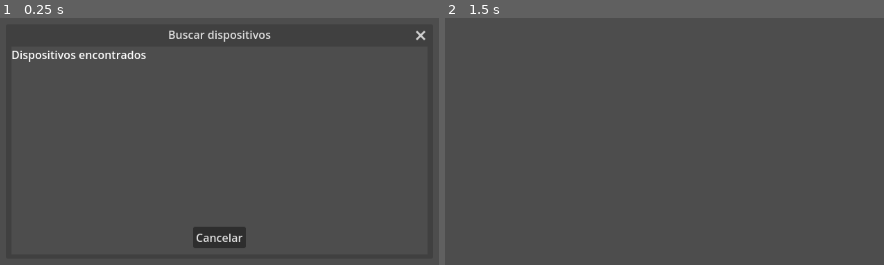
Above: before the commit, frames 1-2 (left to right).
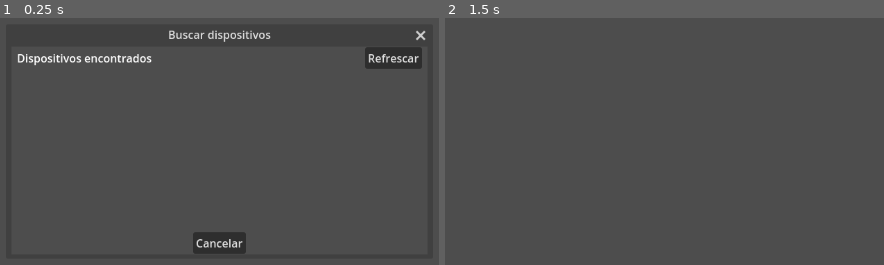
Above: after the commit, the same moments.

Repository: andresTapari/esp32_godot_comunication
Game: Godot game, scene res://scenes/dialogs/SearchIpAddressDialog.tscn
The game is run twice, just before and just after one commit, with the same random seed, the same clock (stepped at 60 frames per second) and the same inputs. This scene is started directly instead of the project's main scene.
Inputs:
- Up to frame 1 (0.25 s): no input
- Up to frame 2 (1.5 s): click "Cancelar" at 0.5 s; tap Enter (ui_accept) at 1.25 s

The runs differ from the first frame. In frame 1, 2.8% of the frame differs, in the area x 2-97%, y 11-96%; in frame 2, nothing differs.

Commit message:
update

Diff:
--- a/godot_project/scenes/dialogs/IpElementSelect.tscn
+++ b/godot_project/scenes/dialogs/IpElementSelect.tscn
@@ -2,7 +2,7 @@
 
 [ext_resource type="Script" path="res://scripts/dialogs/IpElementSelect.gd" id="1_35pg0"]
 
-[node name="IpElementSelect" type="HBoxContainer"]
+[node name="IpElementSelect" type="HBoxContainer" groups=["IpElementSelect"]]
 offset_right = 40.0
 offset_bottom = 40.0
 script = ExtResource("1_35pg0")
--- a/godot_project/scenes/dialogs/SearchIpAddressDialog.tscn
+++ b/godot_project/scenes/dialogs/SearchIpAddressDialog.tscn
@@ -19,7 +19,14 @@
 layout_mode = 2
 size_flags_vertical = 3
 
+[node name="HSeparator3" type="HSeparator" parent="VBoxContainer/VBoxContainer"]
+layout_mode = 2
+
 [node name="HBoxContainer2" type="HBoxContainer" parent="VBoxContainer/VBoxContainer"]
+layout_mode = 2
+
+[node name="VSeparator5" type="VSeparator" parent="VBoxContainer/VBoxContainer/HBoxContainer2"]
+modulate = Color(1, 1, 1, 0)
 layout_mode = 2
 
 [node name="Label3" type="Label" parent="VBoxContainer/VBoxContainer/HBoxContainer2"]
@@ -32,6 +39,14 @@
 modulate = Color(1, 1, 1, 0)
 layout_mode = 2
 size_flags_horizontal = 3
+
+[node name="ButtonRefresh" type="Button" parent="VBoxContainer/VBoxContainer/HBoxContainer2"]
+layout_mode = 2
+text = "Refrescar"
+
+[node name="VSeparator6" type="VSeparator" parent="VBoxContainer/VBoxContainer/HBoxContainer2"]
+modulate = Color(1, 1, 1, 0)
+layout_mode = 2
 
 [node name="ScrollContainer" type="ScrollContainer" parent="VBoxContainer/VBoxContainer"]
 custom_minimum_size = Vector2(0, 220)
@@ -76,4 +91,5 @@
 size_flags_vertical = 3
 
 [connection signal="close_requested" from="." to="." method="_on_close_requested"]
+[connection signal="pressed" from="VBoxContainer/VBoxContainer/HBoxContainer2/ButtonRefresh" to="." method="_on_button_refresh_pressed"]
 [connection signal="pressed" from="VBoxContainer/VBoxContainer/HBoxContainer/Button" to="." method="_on_button_pressed"]
--- a/godot_project/scripts/dialogs/SearchIpAddressDialog.gd
+++ b/godot_project/scripts/dialogs/SearchIpAddressDialog.gd
@@ -8,6 +8,15 @@
 
 func _ready():
 	# Cargamos lista de ips en la red:
+	load_ip_address_in_table()
+
+func load_ip_address_in_table() -> void:
+
+	var previusData = %IpContainer.get_children()
+	for element in previusData:
+		if element.is_in_group("IpElementSelect"):
+			element.queue_free()
+
 	var ipAddreeses = IP.get_local_addresses()
 	var indx: int = 0
 	for ip in ipAddreeses:
@@ -18,7 +27,6 @@
 			# Los agregamos al contenedor
 			%IpContainer.add_child(newIpElement)
 		indx += 1
-
 func _handle_ip_selected(_ip_address: Dictionary) -> void:
 	emit_signal("ip_selected",_ip_address)
 	queue_free()
@@ -31,3 +39,7 @@
 # Funcion que se ejecuta cuando se presiona el botón exit de la ventana
 func _on_close_requested():
 	queue_free()
+
+
+func _on_button_refresh_pressed():
+	load_ip_address_in_table()
--- a/godot_project/scripts/singleton/UDP_SERVER.gd
+++ b/godot_project/scripts/singleton/UDP_SERVER.gd
@@ -20,7 +20,9 @@
 
 # Conectamos con el servidor en la direccion ip y el puerto
 func connect_to_client(ip_address: String, port: int ) -> void:
-	udp.connect_to_host(ip_address,port)
+	var err = udp.connect_to_host(ip_address,port)
+	if not err == OK:
+		pass
 
 # Envia una señal de handshake a la esp32 para comprobar la coneccion
 func send_handshake() -> void:
Not shown, changed: esp32_firmware/definitions.h
Not shown, changed: esp32_firmware/esp32_firmware.ino
